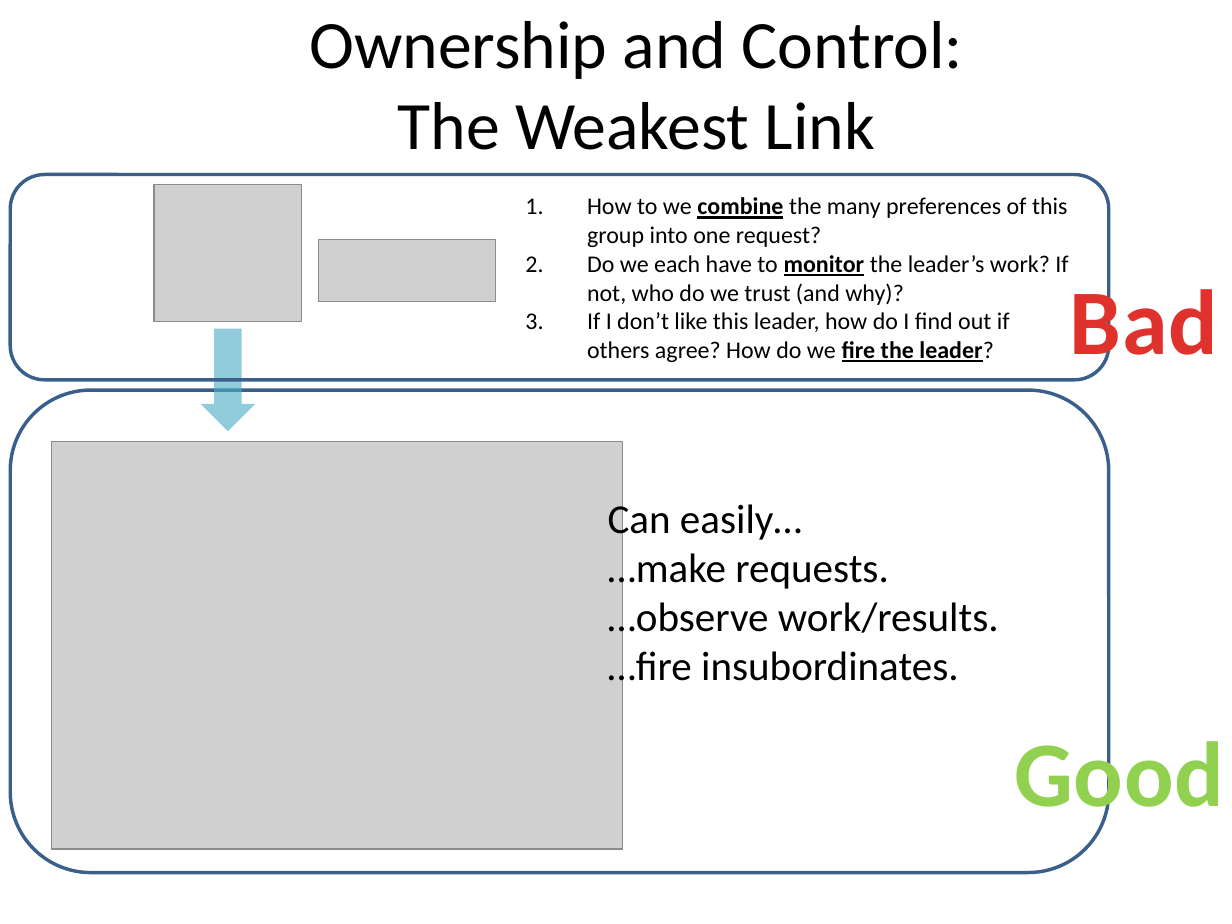
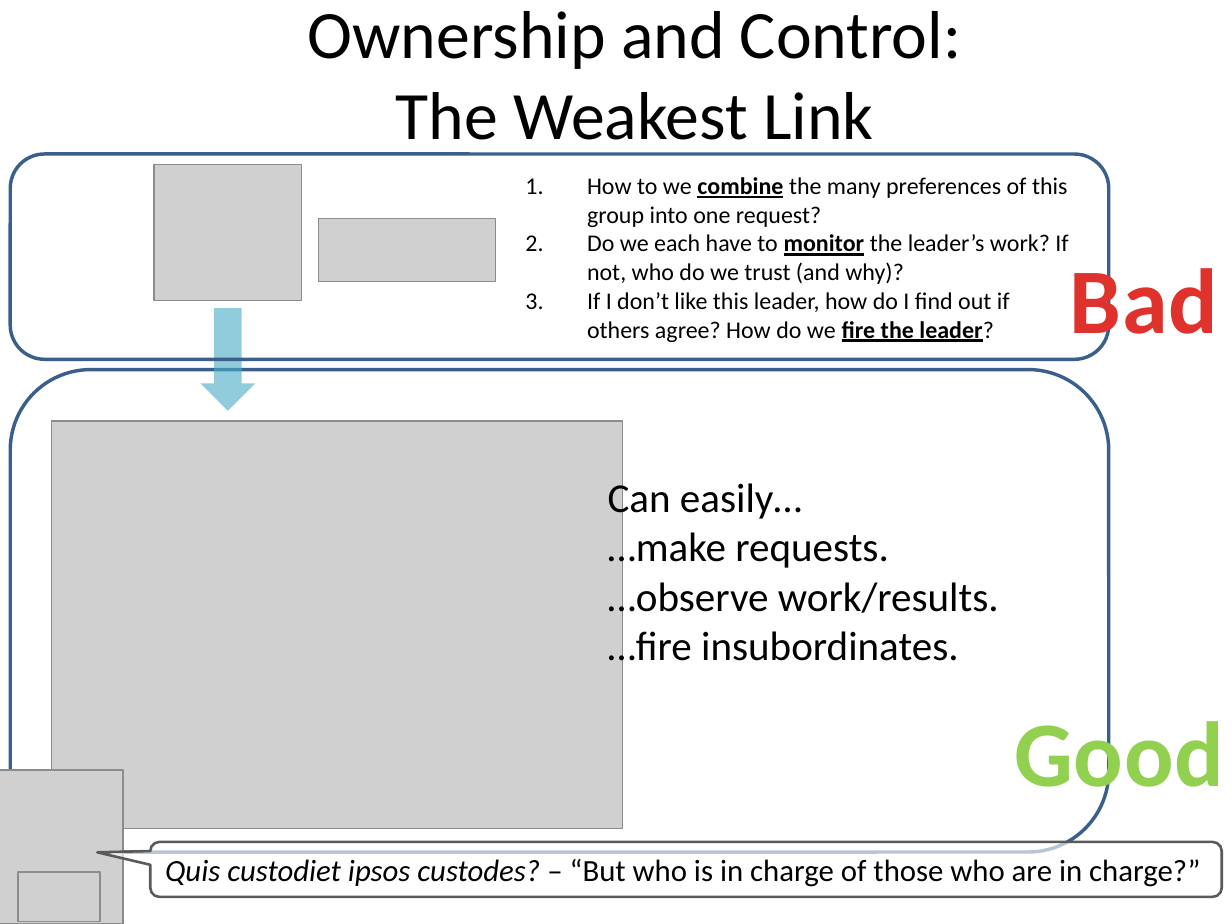
Before and after one commit to truthcoin/www.truthcoin.info, a slide deck: slide 7 of presentations/info-problems.pptx. Drawn at 1232x924 pixels with LibreOffice and Linux fonts; fonts in the diff are those of the drawing; grey boxes stand for pictures. Boxes give left, top, right and bottom in pixels: in the first picture for what was removed or moved away, otherwise in the second. Text is boxed around its words. In the diff, an @@ line names an element or a change of style, - is before the commit and + after.

```diff
--- a/presentations/info-problems.pptx
+++ b/presentations/info-problems.pptx
@@ title "Ownership and Control: The Weakest ..." rewrapped from (310,21,963,150) to (308,11,961,156) @@
@@ 4 texts, 3 pictures, 2 rounded rectangles, 1 right arrow: place and size @@
-4 texts, 3 pictures, 2 rounded rectangles, 1 right arrow at (10,175,1224,873)
+4 texts, 3 pictures, 2 rounded rectangles, 1 right arrow at (10,154,1224,853)
@@ picture added at (0,770,123,924) @@
@@ rounded speech box added at (150,841,1222,897), fill #FFFFFF at 64% opacity, outline #595959 1.5 pt, 18 pt, text #000000 @@
+Quis custodiet ipsos custodes? – “But who is in charge of those who are in charge?”
@@ picture added at (18,872,101,923) @@
```
Also in this commit, not shown: 1 other file.
